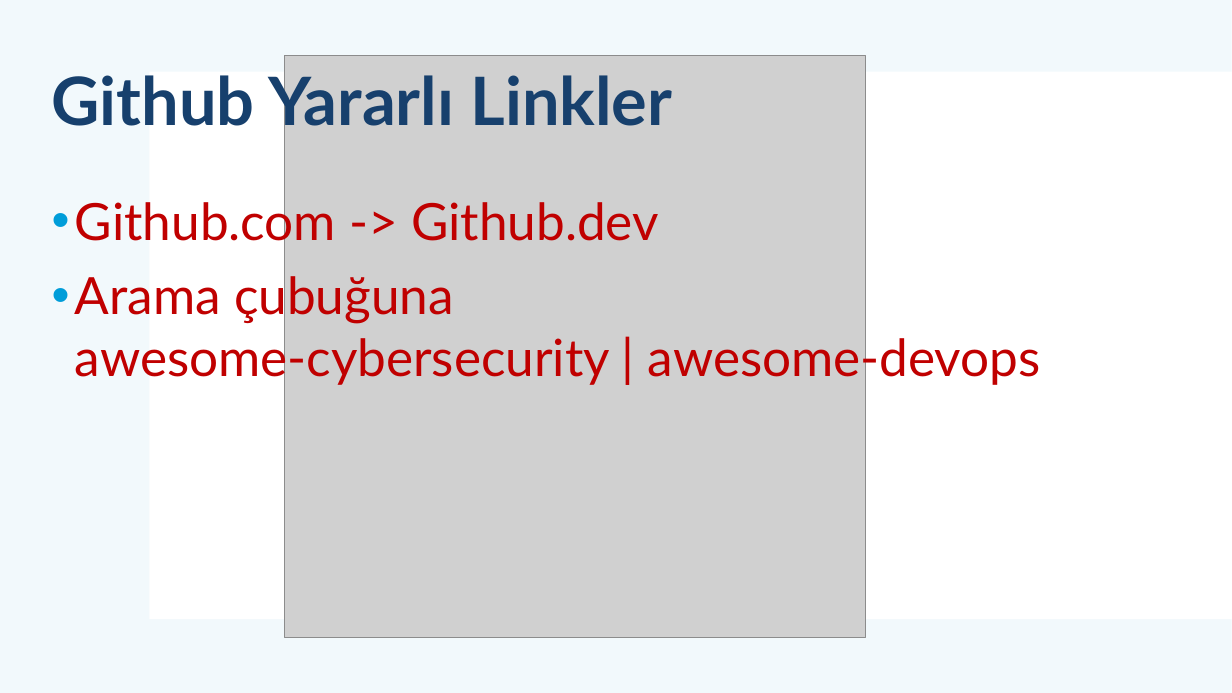
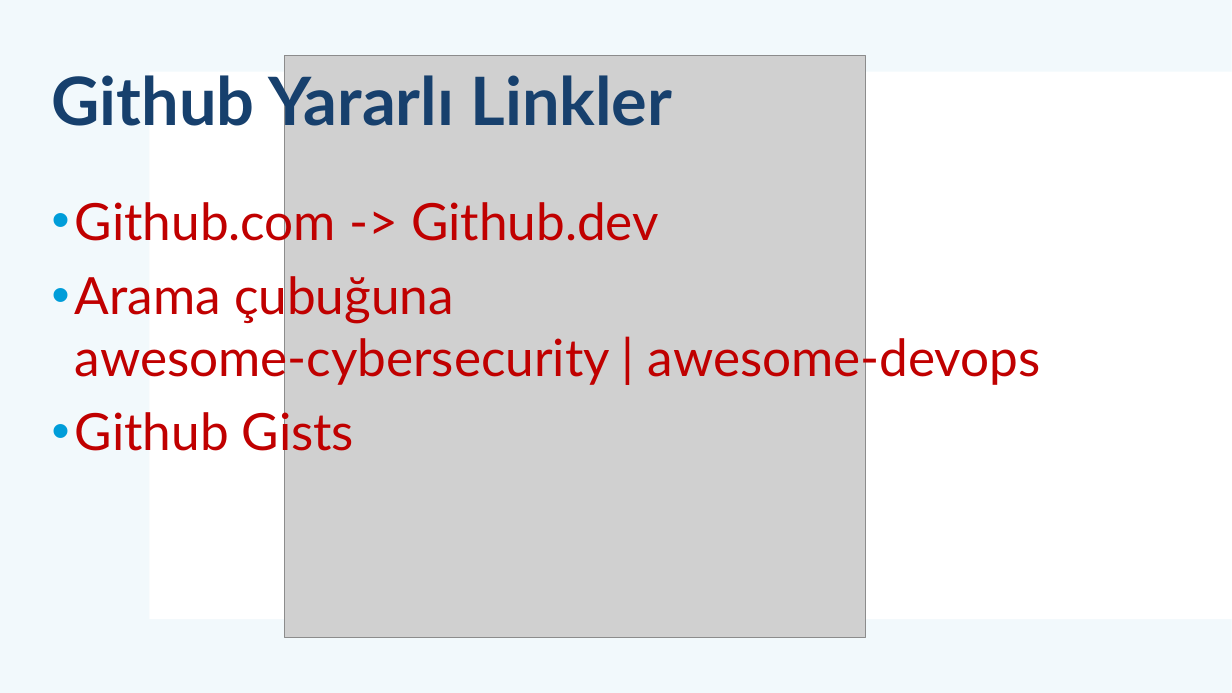
Before and after one commit to mehmetsungur/GitGithub, a slide deck: slide 30 of GitGithub.pptx (slide 29 before the commit). Drawn at 1232x693 pixels with LibreOffice and Linux fonts; fonts in the diff are those of the drawing; grey boxes stand for pictures. Boxes give left, top, right and bottom in pixels: in the first picture for what was removed or moved away, otherwise in the second. Text is boxed around its words. In the diff, an @@ line names an element or a change of style, - is before the commit and + after.

```diff
--- a/GitGithub.pptx
+++ b/GitGithub.pptx
@@ text at [75,406,354,460]: paragraph added @@
+• Github Gists
```
Also in this commit, not shown: 5 other slides changed, 4 slides added, 3 slides removed, 11 other files.
